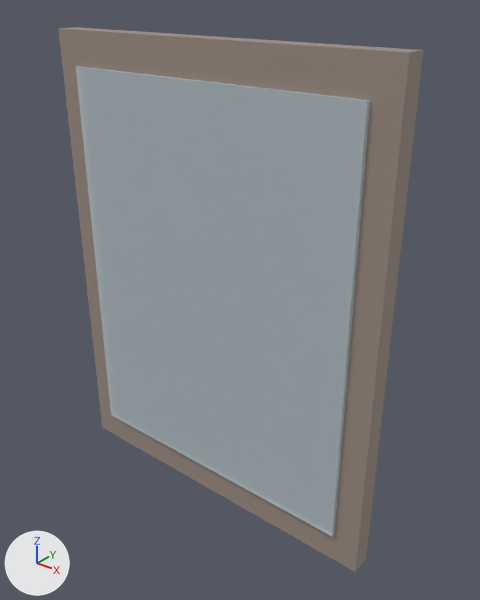
Renders of the glTF model storage/picture/mocan-56.glb from each side of a commit.
The view is the same before and after, from a 50 mm lens placed at (0.738, -0.844, 0.985), pointed at (0.041, 0.026, 0.445). The axes (+X, +Y, +Z) are drawn at lower left. The lights are the same throughout. The older version comes first. Vertices at exactly the same position are counted once.

In view in the first picture: 'furniture'.
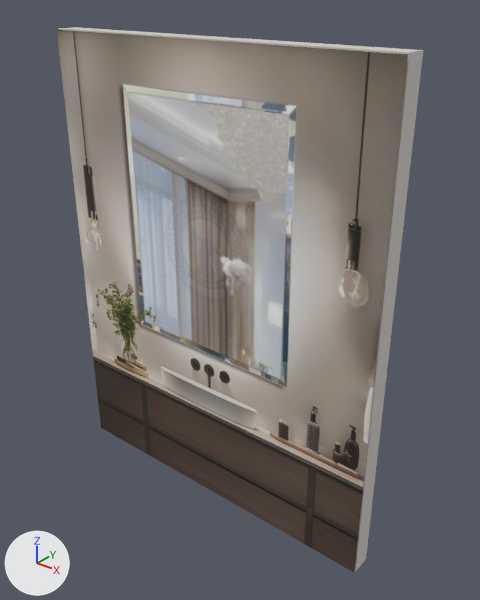
The edits, one by one:
Picture 'Image_0' (img_image_0) is new.
Material 'wood' (mat_wood) changes colour from brown #9c8d82 to light grey #d4cec9; in linear values from (0.333, 0.267, 0.224) to (0.659, 0.616, 0.584).
Material 'photo' (mat_photo) is new.
Its texture is img_image_0.
Its roughness is 0.85.
me_mesh_0 is used by ob_furniture; location (0.0, 0.0, 0.0).
me_mesh_0 had 16 vertices, 24 faces and spanned x -0.35..0.35, y -0.028..0.02, z 0.0..0.9.
me_mesh_0 now has 12 vertices, 14 faces and spans x -0.35..0.35, y -0.024..0.02, z 0.0..0.9.
Part 1, on me_mesh_0:
7 vertices are removed from x -0.301..0.301, y -0.028..-0.02, z 0.063..0.837.
12 faces are deleted.
1 vertex moves from x 0.301, y -0.028, z 0.837 to x 0.35, y -0.024, z 0.898.
3 vertices are added at (-0.35, -0.024, 0.002), (0.35, -0.024, 0.002), (-0.35, -0.024, 0.898).
2 new faces join them, mat_photo (picture img_image_0).
me_mesh_0 no longer uses material mat_glass (pale blue #ddeff6).
me_mesh_0 gains material mat_photo (picture img_image_0).

Pixel boxes (x1, y1, x2, y2) of what changed, in the pictures (480 x 600 px):
'furniture', recoloured, reshaped: before (58, 27, 423, 572); after (57, 27, 423, 572)
part 1 of me_mesh_0, cut back: before (76, 66, 370, 536); after (57, 30, 408, 572)
